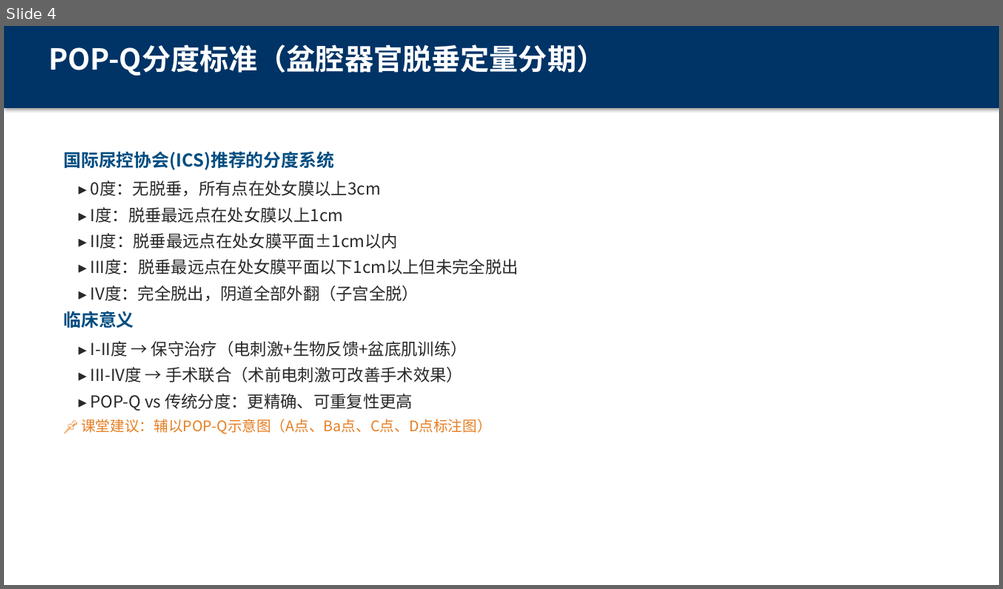
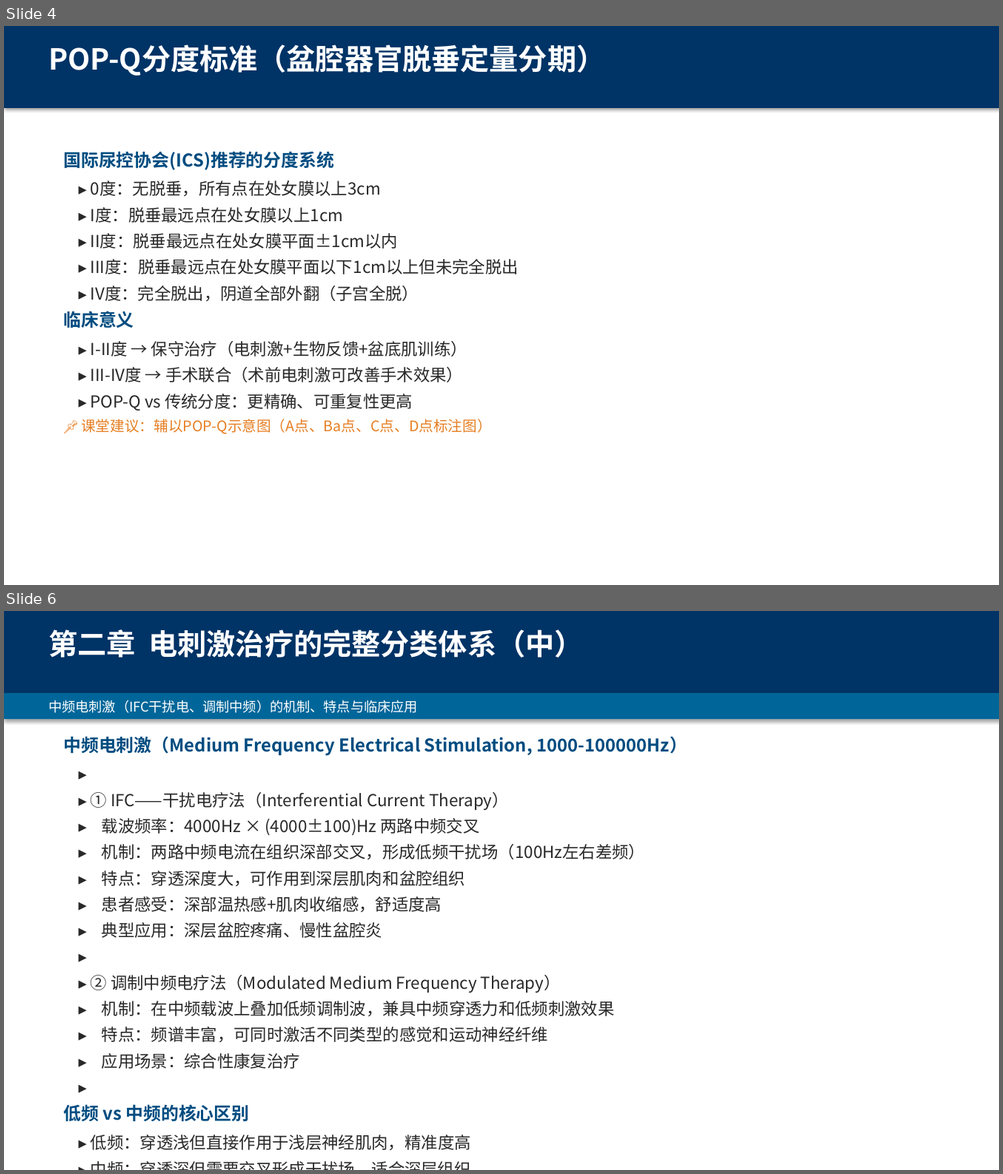
Before and after one commit to sandyoy/echoes, a slide deck: docs/圆爱康/02_培训材料/电刺激治疗与生物反馈-盆底康复培训_v4.0.pptx. Shown one above the other, each under a label of ours: slide 4 before the commit, slides 4 and 6 after it; the slides between them are not shown. The pictures are 1003x589 and 1003x1174 pixels, drawn with LibreOffice and Linux fonts; fonts in the diff are those of the drawing. Boxes give left, top, right and bottom in pixels: in the first picture for what was removed or moved away, otherwise in the second. Text is boxed around its words. In the diff, an @@ line names an element or a change of style, - is before the commit and + after.

```diff
--- a/docs/圆爱康/02_培训材料/电刺激治疗与生物反馈-盆底康复培训_v4.0.pptx
+++ b/docs/圆爱康/02_培训材料/电刺激治疗与生物反馈-盆底康复培训_v4.0.pptx
@@ slide 6 added at (4, 611, 999, 1170), background #FFFFFF @@
@@ rectangle added at (4, 611, 999, 693), fill #003366 @@
@@ text added at (48, 629, 583, 658), 28 pt, text #FFFFFF, bold @@
+第二章 电刺激治疗的完整分类体系（中）
@@ rectangle added at (4, 693, 999, 719), fill #006699 @@
@@ text added at (48, 700, 418, 713), 13 pt, text #FFFFFF @@
+中频电刺激（IFC干扰电、调制中频）的机制、特点与临床应用
@@ text added at (63, 736, 687, 755), 17 pt, text #004C80, bold @@
+中频电刺激（Medium Frequency Electrical Stimulation, 1000-100000Hz）
@@ text added at (71, 760, 914, 786), 16 pt, text #282828 @@
+▸
@@ text added at (91, 792, 509, 810), 16 pt, text #282828 @@
+▸ ① IFC——干扰电疗法（Interferential Current Therapy）
@@ text added at (102, 818, 480, 836), 16 pt, text #282828 @@
+▸ 载波频率：4000Hz × (4000±100)Hz 两路中频交叉
@@ text added at (102, 844, 645, 860), 16 pt, text #282828 @@
+▸ 机制：两路中频电流在组织深部交叉，形成低频干扰场（100Hz左右差频）
@@ text added at (102, 871, 466, 886), 16 pt, text #282828 @@
+▸ 特点：穿透深度大，可作用到深层肌肉和盆腔组织
@@ text added at (102, 897, 441, 912), 16 pt, text #282828 @@
+▸ 患者感受：深部温热感+肌肉收缩感，舒适度高
@@ text added at (71, 943, 914, 969), 16 pt, text #282828 @@
+▸
@@ text added at (102, 923, 382, 938), 16 pt, text #282828 @@
+▸ 典型应用：深层盆腔疼痛、慢性盆腔炎
@@ text added at (91, 975, 560, 993), 16 pt, text #282828 @@
+▸ ② 调制中频电疗法（Modulated Medium Frequency Therapy）
@@ text added at (102, 1001, 614, 1017), 16 pt, text #282828 @@
+▸ 机制：在中频载波上叠加低频调制波，兼具中频穿透力和低频刺激效果
@@ text added at (102, 1027, 548, 1042), 16 pt, text #282828 @@
+▸ 特点：频谱丰富，可同时激活不同类型的感觉和运动神经纤维
@@ text added at (102, 1054, 300, 1069), 16 pt, text #282828 @@
+▸ 应用场景：综合性康复治疗
@@ text added at (71, 1073, 914, 1099), 16 pt, text #282828 @@
+▸
@@ text added at (63, 1105, 250, 1122), 17 pt, text #004C80, bold @@
+低频 vs 中频的核心区别
@@ text added at (91, 1135, 471, 1150), 16 pt, text #282828 @@
+▸ 低频：穿透浅但直接作用于浅层神经肌肉，精准度高
@@ text added at (71, 1156, 914, 1170), 16 pt, text #282828 @@
+▸ 中频：穿透深但需要交叉形成干扰场，适合深层组织
```
Also in this commit, not shown: 2 other slides added, 1 slide removed.
